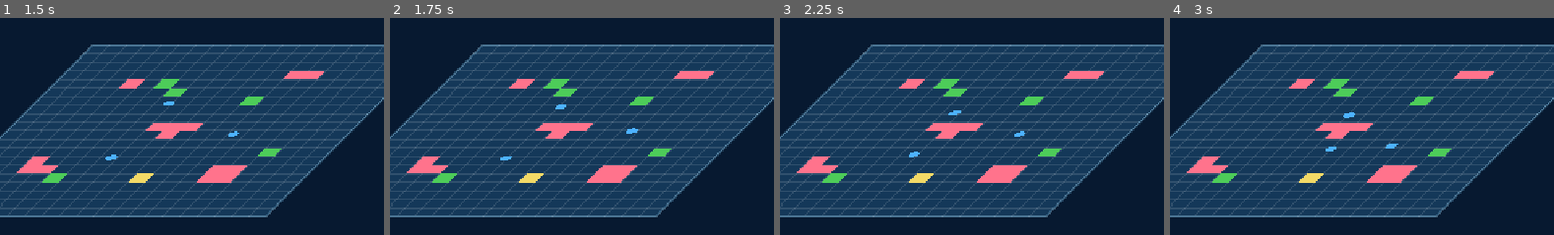
Above: before the commit, frames 1-4 (left to right).
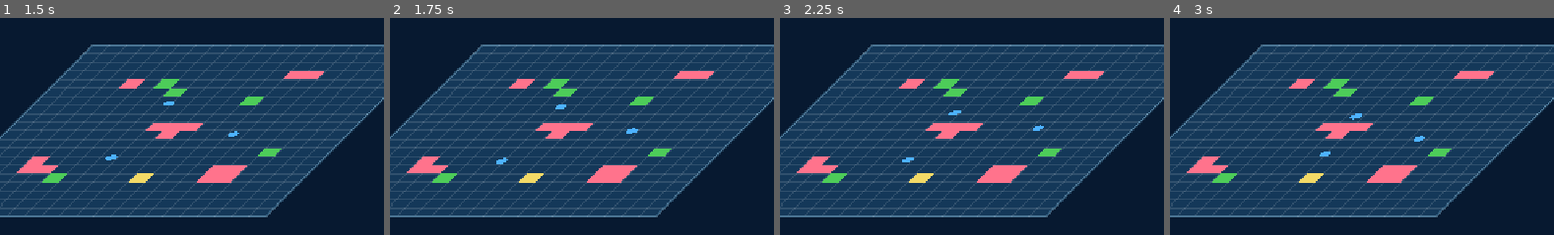
Above: after the commit, the same moments.

Repository: TakFog/rgj2026
Game: Godot game, scene res://main/main.tscn
The game is run twice, just before and just after one commit, with the same random seed, the same clock (stepped at 60 frames per second) and the same inputs.
Inputs:
- Up to frame 1 (1.5 s): click "Coral single" at 0.5 s; click "Coral single" at 1.25 s
- Up to frame 2 (1.75 s): no input
- Up to frame 3 (2.25 s): click "Coral tee" at 2 s
- Up to frame 4 (3 s): click "Nest" at 2.75 s
The pictures show only the part of the screen within x 27-77%, y 24-74%; the shares and areas given below are measured in that part.

Frame 1 is identical in both runs. In frame 2, less than 0.1% of the frame differs, in the area x 27-32%, y 63-68%; in frame 3, 0.2%; in frame 4, 0.3%, in the area x 38-67%, y 43-64%.

Commit message:
Smooth fish movement: string-pulled routes and curved steering
Fixes #1. Routes no longer start from the current cell centre and skip grid
waypoints when a straight line is clear by the fish radius, so fish go
straight in open water instead of zigzagging along the grid. The heading
now turns with a bounded radius (fish_turn_radius) that tightens near the
waypoint, so fish curve without orbiting; wander turns are curved too.
Grazing an obstacle slides along it, and a fish facing an obstacle turns
on the spot when the route leads away, so only head-on hits count as
blocked.

Diff:
--- /dev/null
+++ b/core/path_steering.gd
@@ -0,0 +1,20 @@
+class_name PathSteering
+extends RefCounted
+## Curved swimming (GDD §5.4): the heading turns toward the target with a
+## bounded turning radius instead of snapping. Near the target the radius
+## shrinks to at most half the remaining distance, so the circle the fish swims
+## on always passes through the target and it never orbits around it. Pure.
+
+
+## `heading` turned toward `to_target` after swimming `distance` world units
+## with turning radius `turn_radius`. Returns a unit vector.
+static func turn(heading: Vector2, to_target: Vector2, distance: float, turn_radius: float) -> Vector2:
+	var target_distance := to_target.length()
+	if target_distance <= 0.0:
+		return heading
+	var radius := minf(turn_radius, target_distance * 0.5)
+	if radius <= 0.0:
+		return to_target / target_distance
+	var max_angle := distance / radius
+	var angle := heading.angle_to(to_target)
+	return heading.rotated(clampf(angle, -max_angle, max_angle)).normalized()
--- a/core/reef_pathfinder.gd
+++ b/core/reef_pathfinder.gd
@@ -4,26 +4,36 @@
 ## the grid; fish move freely between them). Pure: no scene access.
 ## The A* grid is rebuilt from GridModel on every query: the map is small and
 ## changes constantly (algae spread), so there is nothing to keep in sync.
+## Routes are smoothed: waypoints the fish can skip in a straight line (with
+## `clearance` to spare on both sides) are dropped, so it never zigzags along
+## the grid in open water.
+
+## Sampling step along a shortcut, as a fraction of the cell size.
+const SAMPLE_FRACTION := 0.25
 
 var _grid: GridModel
 ## `is_solid(occupant: Object) -> bool`: whether a grid occupant blocks fish.
 var _is_solid: Callable
+## Half-width (world units) of the corridor a straight shortcut must keep free.
+var _clearance: float
 var _astar := AStarGrid2D.new()
 
 
-func _init(grid: GridModel, is_solid: Callable) -> void:
+func _init(grid: GridModel, is_solid: Callable, clearance := 0.0) -> void:
 	_grid = grid
 	_is_solid = is_solid
+	_clearance = clearance
 	_astar.region = Rect2i(Vector2i.ZERO, grid.size)
 	_astar.cell_size = Vector2.ONE * grid.cell_size
 	_astar.diagonal_mode = AStarGrid2D.DIAGONAL_MODE_ONLY_IF_NO_OBSTACLES
 	_astar.update()
 
 
-## Waypoints (world units) from `from` to `to`: cell centres, ending exactly at
-## `to`. If `to` is inside a solid cell or sealed off, the route ends in the
-## reachable cell closest to it and the last segment still aims at `to`, so the
-## fish touches whatever is there. Starting inside a solid cell: just `[to]`.
+## Waypoints (world units) from `from` to `to` (excluding `from`): smoothed
+## cell centres, ending exactly at `to`. If `to` is inside a solid cell or sealed
+## off, the route ends in the reachable cell closest to it and the last segment
+## still aims at `to`, so the fish touches whatever is there. Starting inside a
+## solid cell: just `[to]`.
 func find_path(from: Vector2, to: Vector2) -> PackedVector2Array:
 	_refresh()
 	var start := _clamp_cell(_grid.world_to_cell(from))
@@ -37,12 +47,12 @@
 		path[path.size() - 1] = to
 	else:
 		path.append(to)
-	return path
+	return _smooth(from, path)
 
 
 ## Nearest occupant (by path length) for which `predicate(occupant) -> bool`.
-## Returns `{occupant, path}` where the path ends at the centre of the touched
-## occupant cell, or `{}` if none is reachable.
+## Returns `{occupant, path}` where the (smoothed) path ends at the centre of
+## the touched occupant cell, or `{}` if none is reachable.
 func nearest_occupant(from: Vector2, predicate: Callable) -> Dictionary:
 	_refresh()
 	var start := _clamp_cell(_grid.world_to_cell(from))
@@ -60,7 +70,7 @@
 			visited[next] = true
 			var occupant := _grid.occupant(next)
 			if occupant != null and predicate.call(occupant):
-				return {"occupant": occupant, "path": _path_to_touch(start, cell, next)}
+				return {"occupant": occupant, "path": _smooth(from, _path_to_touch(start, cell, next))}
 			if not _astar.is_point_solid(next):
 				queue.append(next)
 	return {}
@@ -72,6 +82,49 @@
 		path = _cells_to_world(_astar.get_id_path(start, stand))
 	path.append(_grid.cell_to_world(touch))
 	return path
+
+
+## Clear straight line between two points, `clearance` wide on each side.
+## Only grid occupants count: the map border is left to physics. The cell of
+## `b` itself is ignored when `touch_b` (the route ends by bumping into it).
+func is_clear(a: Vector2, b: Vector2, touch_b := false) -> bool:
+	_refresh()
+	return _is_clear(a, b, touch_b)
+
+
+func _is_clear(a: Vector2, b: Vector2, touch_b: bool) -> bool:
+	var offset := (b - a).orthogonal().normalized() * _clearance
+	var skip := _grid.world_to_cell(b) if touch_b else Vector2i(-1, -1)
+	var steps := maxi(1, ceili(a.distance_to(b) / (_grid.cell_size * SAMPLE_FRACTION)))
+	for i in steps + 1:
+		var point := a.lerp(b, float(i) / steps)
+		for probe in [point, point + offset, point - offset]:
+			if _solid_at(probe, skip):
+				return false
+	return true
+
+
+## String pulling: from each kept point, jump to the farthest waypoint in
+## clear sight. The start point `from` itself is not part of the result.
+func _smooth(from: Vector2, path: PackedVector2Array) -> PackedVector2Array:
+	var result := PackedVector2Array()
+	var anchor := from
+	var i := 0
+	while i < path.size():
+		var farthest := i
+		for j in range(path.size() - 1, i, -1):
+			if _is_clear(anchor, path[j], j == path.size() - 1):
+				farthest = j
+				break
+		result.append(path[farthest])
+		anchor = path[farthest]
+		i = farthest + 1
+	return result
+
+
+func _solid_at(point: Vector2, skip: Vector2i) -> bool:
+	var cell := _grid.world_to_cell(point)
+	return cell != skip and _grid.in_bounds(cell) and _astar.is_point_solid(cell)
 
 
 func _refresh() -> void:
--- a/data/balance_actors.gd
+++ b/data/balance_actors.gd
@@ -7,6 +7,11 @@
 @export var fish_radius := 10.0
 @export var fish_click_radius := 24.0
 @export var fish_speed := 60.0
+## Turning radius (world units) when changing direction: higher = wider curves.
+@export var fish_turn_radius := 16.0
+## Fraction of a frame's move that must survive sliding along an obstacle the
+## fish grazed while following a route; less counts as blocked.
+@export var fish_min_slide_ratio := 0.3
 ## Speed multiplier at temperature 1.0 (linear from 1.0 at temperature 0).
 @export var fish_speed_hot_factor := 0.5
 @export var fish_wander_min_seconds := 1.5
--- a/entities/fish/fish.gd
+++ b/entities/fish/fish.gd
@@ -2,7 +2,8 @@
 extends CharacterBody2D
 ## Fish (GDD §5.4): wanders, obeys orders, eats algae, fertilizes nests, starves.
 ## Rules live in FishBrain; this node moves, senses and draws. Orders and food
-## seeking follow a route planned by ReefPathfinder around corals and algae.
+## seeking follow a route planned by ReefPathfinder around corals and algae,
+## swum in curves (PathSteering) rather than straight grid segments.
 ## CONTRACT (used by Dev A nest, Dev B threats): setup(), is_adult(), destroy(),
 ## signal destroyed. Added for the commander: order(), selected.
 
@@ -27,6 +28,8 @@
 ## Remaining waypoints (world units) while ORDERED or SEEKING_FOOD.
 var _path := PackedVector2Array()
 var _replans_left := 0
+## Current swimming direction (unit vector); turns gradually.
+var _heading := Vector2.RIGHT
 
 
 func setup(world_position: Vector2, p_adult: bool) -> void:
@@ -54,7 +57,8 @@
 	var rng := RandomNumberGenerator.new()
 	rng.randomize()
 	_wander = WanderSteering.new(rng, Game.actors.fish_wander_min_seconds, Game.actors.fish_wander_max_seconds)
-	_pathfinder = ReefPathfinder.new(Game.grid, _blocks_fish)
+	_heading = _wander.heading
+	_pathfinder = ReefPathfinder.new(Game.grid, _blocks_fish, Game.actors.fish_radius)
 
 	_visual = FishVisual.new()
 	_visual.radius_world = Game.actors.fish_radius
@@ -73,7 +77,7 @@
 			if brain.wants_to_seek_food():
 				_seek_food()
 			if brain.state == FishBrain.State.WANDER:
-				_move(_wander.tick(delta), _speed() * delta)
+				_swim_wander(delta)
 		FishBrain.State.ORDERED, FishBrain.State.SEEKING_FOOD:
 			_follow_path(_speed() * delta)
 	_visual.hunger_ratio = brain.hunger_ratio()
@@ -130,19 +134,31 @@
 	algae.eater = self
 
 
-## Swims up to `budget` world units along the waypoints.
+## Wandering: curve toward the wander heading; a bounce turns at once.
+func _swim_wander(delta: float) -> void:
+	var step := _speed() * delta
+	var wanted := _wander.tick(delta)
+	# Far virtual target: the full turning radius applies.
+	_heading = PathSteering.turn(_heading, wanted * Game.grid.cell_size * 100.0, step, Game.actors.fish_turn_radius)
+	if not _move(_heading, step):
+		_heading = _wander.heading
+
+
+## Swims up to `budget` world units along the waypoints, curving between them.
 func _follow_path(budget: float) -> void:
 	while budget > 0.0:
 		if _path.is_empty():
 			_on_path_end()
 			return
 		var to_next := _path[0] - global_position
-		if to_next.length() <= ARRIVE_DISTANCE:
+		var distance := to_next.length()
+		if distance <= ARRIVE_DISTANCE:
 			_path.remove_at(0)
 			continue
-		var step := minf(budget, to_next.length())
+		var step := minf(budget, distance)
+		_heading = PathSteering.turn(_heading, to_next, step, Game.actors.fish_turn_radius)
 		var state_before := brain.state
-		if not _move(to_next.normalized(), step) or brain.state != state_before:
+		if not _move(_heading, step, to_next / distance) or brain.state != state_before:
 			return
 		budget -= step
 
@@ -156,11 +172,18 @@
 
 
 ## Moves and reacts to collisions. Returns false if the fish was blocked.
-func _move(direction: Vector2, distance: float) -> bool:
+## `toward` (route only) is the straight direction to the next waypoint.
+func _move(direction: Vector2, distance: float, toward := Vector2.ZERO) -> bool:
 	var collision := move_and_collide(direction * distance)
 	if collision == null:
 		return true
 	var collider := collision.get_collider()
+	if brain.state != FishBrain.State.WANDER and _slide(collision, distance):
+		return true
+	if toward.dot(collision.get_normal()) > 0.0 and move_and_collide(toward * distance) == null:
+		# Still facing the obstacle while the route leads away: turn on the spot.
+		_heading = toward
+		return true
 	if brain.state == FishBrain.State.WANDER:
 		_wander.on_blocked(collision.get_normal())
 	elif collider is Algae and not (collider as Algae).is_taken_by_other(self):
@@ -175,6 +198,17 @@
 	return false
 
 
+## A route grazed a coral, an algae or a wall: slide along it. True if most of
+## the move survived, so only a head-on hit counts as blocked (or as reaching
+## the algae to eat).
+func _slide(collision: KinematicCollision2D, distance: float) -> bool:
+	var travelled := collision.get_travel().length()
+	var slide := collision.get_remainder().slide(collision.get_normal())
+	var second := move_and_collide(slide)
+	travelled += slide.length() if second == null else second.get_travel().length()
+	return travelled >= distance * Game.actors.fish_min_slide_ratio
+
+
 ## Something unexpected (a newly placed coral) blocks the route: plan again.
 func _replan() -> void:
 	if brain.state == FishBrain.State.ORDERED:
--- /dev/null
+++ b/tests/unit/test_path_steering.gd
@@ -0,0 +1,43 @@
+extends TestCase
+
+
+func test_turn_is_bounded_by_radius() -> void:
+	# Target straight behind, far away: turning radius 10 over 1 unit = 0.1 rad.
+	var heading := PathSteering.turn(Vector2.RIGHT, Vector2.LEFT * 1000.0, 1.0, 10.0)
+	assert_almost(absf(Vector2.RIGHT.angle_to(heading)), 0.1)
+	assert_almost(heading.length(), 1.0)
+
+
+func test_aligned_heading_stays() -> void:
+	assert_almost(PathSteering.turn(Vector2.UP, Vector2.UP * 50.0, 1.0, 10.0), Vector2.UP)
+
+
+func test_small_angle_snaps_to_target() -> void:
+	var to_target := Vector2(100.0, 5.0)
+	assert_almost(PathSteering.turn(Vector2.RIGHT, to_target, 1.0, 10.0), to_target.normalized())
+
+
+func test_turns_toward_target_side() -> void:
+	var heading := PathSteering.turn(Vector2.RIGHT, Vector2(0.0, 100.0), 1.0, 10.0)
+	assert_true(heading.y > 0.0, "target below: turn down")
+
+
+func test_swimming_reaches_target_behind_without_orbiting() -> void:
+	# Close target behind the fish: the radius shrinks so it still gets there.
+	var position := Vector2.ZERO
+	var heading := Vector2.RIGHT
+	var target := Vector2(-6.0, 3.0)
+	var reached := false
+	for i in 200:
+		var to_target := target - position
+		if to_target.length() <= 2.0:
+			reached = true
+			break
+		var step := minf(1.0, to_target.length())
+		heading = PathSteering.turn(heading, to_target, step, 16.0)
+		position += heading * step
+	assert_true(reached, "fish must reach a close target behind it")
+
+
+func test_zero_distance_target_keeps_heading() -> void:
+	assert_almost(PathSteering.turn(Vector2.DOWN, Vector2.ZERO, 1.0, 10.0), Vector2.DOWN)
--- a/tests/unit/test_reef_pathfinder.gd
+++ b/tests/unit/test_reef_pathfinder.gd
@@ -32,20 +32,64 @@
 	return grid.cell_to_world(Vector2i(x, y))
 
 
-## Cells crossed by the path, excluding the final exact target point.
-func _cells(path: PackedVector2Array) -> Array[Vector2i]:
+## Cells swept by the route from `start` along `path` (sampled every 2 units),
+## excluding the cell of the final point (the route may end by touching it).
+func _cells(start: Vector2, path: PackedVector2Array) -> Array[Vector2i]:
 	var cells: Array[Vector2i] = []
-	for i in path.size() - 1:
-		cells.append(grid.world_to_cell(path[i]))
+	var last := grid.world_to_cell(path[path.size() - 1])
+	var previous := start
+	for point in path:
+		var steps := maxi(1, ceili(previous.distance_to(point) / 2.0))
+		for i in steps + 1:
+			var cell := grid.world_to_cell(previous.lerp(point, float(i) / steps))
+			if cell != last and not cells.has(cell):
+				cells.append(cell)
+		previous = point
 	return cells
 
 
-func test_open_grid_ends_at_exact_target() -> void:
-	var target := _c(4, 0) + Vector2(5, -3)
-	var path := finder.find_path(_c(0, 0), target)
-	assert_true(path.size() >= 2)
-	assert_almost(path[path.size() - 1], target)
-	assert_eq(path.size(), 5, "start cell centre + 3 steps, last replaced by target")
+## Pathfinder with the fish clearance, where every occupant but pads is solid.
+func _fish_finder(clearance := 10.0) -> ReefPathfinder:
+	return ReefPathfinder.new(grid, func(o: Object) -> bool: return o.get_meta(&"kind") != &"pad", clearance)
+
+
+func test_open_grid_goes_straight_to_exact_target() -> void:
+	var target := _c(4, 3) + Vector2(5, -3)
+	var path := finder.find_path(_c(0, 0) + Vector2(7, 9), target)
+	assert_eq(path.size(), 1, "open water: no grid waypoints, no zigzag")
+	assert_almost(path[0], target)
+
+
+func test_path_does_not_go_back_to_start_cell_centre() -> void:
+	grid.occupy([Vector2i(2, 0), Vector2i(2, 1), Vector2i(2, 2)], rock)
+	var start := _c(0, 0) + Vector2(10, 10)
+	var path := finder.find_path(start, _c(4, 0))
+	assert_true(path[0].distance_to(_c(0, 0)) > 1.0, "first waypoint must not be the start cell centre")
+
+
+func test_smoothed_segments_keep_clear_of_solid_cells() -> void:
+	# Wall at x=2 rows 0..4, another at x=4 rows 1..5: an S-shaped route.
+	for y in 5:
+		grid.occupy([Vector2i(2, y)], rock)
+		grid.occupy([Vector2i(4, y + 1)], rock)
+	var clear_finder := _fish_finder()
+	var start := _c(0, 0)
+	var path := clear_finder.find_path(start, _c(5, 5))
+	assert_almost(path[path.size() - 1], _c(5, 5))
+	var previous := start
+	for point in path:
+		assert_true(clear_finder.is_clear(previous, point), "segment %s -> %s crosses a solid cell" % [previous, point])
+		previous = point
+	assert_true(path.size() < 8, "smoothing drops redundant grid waypoints (got %d)" % path.size())
+
+
+func test_clearance_keeps_waypoint_near_corner() -> void:
+	# Straight line from (0,0) to (2,2) passes just by the rock corner at (1,0):
+	# fine for a point, too tight for a fish with clearance.
+	grid.occupy([Vector2i(1, 0)], rock)
+	var wide := _fish_finder(12.0)
+	assert_false(wide.is_clear(_c(0, 0), _c(2, 1)))
+	assert_true(finder.is_clear(_c(0, 1), _c(3, 1)))
 
 
 func test_same_cell_goes_straight() -> void:
@@ -59,29 +103,32 @@
 	for y in 5:
 		grid.occupy([Vector2i(2, y)], rock)
 	var path := finder.find_path(_c(0, 0), _c(4, 0))
-	for cell in _cells(path):
+	var cells := _cells(_c(0, 0), path)
+	for cell in cells:
 		assert_true(grid.is_free(cell), "path crosses solid cell %s" % cell)
-	assert_true(_cells(path).has(Vector2i(2, 5)), "must use the gap")
+	assert_true(cells.has(Vector2i(2, 5)), "must use the gap")
 
 
 func test_nests_are_passable() -> void:
 	for y in 6:
 		grid.occupy([Vector2i(2, y)], rock if y != 3 else pad)
 	var path := finder.find_path(_c(0, 3), _c(4, 3))
-	assert_true(_cells(path).has(Vector2i(2, 3)))
+	assert_true(_cells(_c(0, 3), path).has(Vector2i(2, 3)))
 
 
 func test_no_diagonal_corner_cutting() -> void:
 	grid.occupy([Vector2i(1, 0)], rock)
-	var path := finder.find_path(_c(0, 0), _c(1, 1))
-	assert_true(_cells(path).has(Vector2i(0, 1)), "must go down first, not cut the rock corner")
+	var path := _fish_finder().find_path(_c(0, 0), _c(1, 1))
+	assert_true(_cells(_c(0, 0), path).has(Vector2i(0, 1)), "must go down first, not cut the rock corner")
 
 
 func test_solid_goal_ends_next_to_it_then_aims_at_it() -> void:
 	grid.occupy([Vector2i(4, 2)], weed)
 	var path := finder.find_path(_c(0, 2), _c(4, 2))
-	var cells := _cells(path)
-	assert_eq(cells[cells.size() - 1], Vector2i(3, 2))
+	var cells := _cells(_c(0, 2), path)
+	assert_true(cells.has(Vector2i(3, 2)), "approaches from the next cell")
+	for cell in cells:
+		assert_true(grid.is_free(cell))
 	assert_almost(path[path.size() - 1], _c(4, 2))
 
 
@@ -90,7 +137,10 @@
 	for cell in [Vector2i(3, 3), Vector2i(3, 4), Vector2i(3, 5), Vector2i(4, 3), Vector2i(5, 3)]:
 		grid.occupy([cell], rock)
 	var path := finder.find_path(_c(0, 0), _c(4, 4))
-	for cell in _cells(path):
+	# Every segment but the last (which aims at the sealed goal) stays outside.
+	var approach := path.slice(0, path.size() - 1)
+	assert_true(approach.size() >= 1)
+	for cell in _cells(_c(0, 0), approach) + [grid.world_to_cell(approach[approach.size() - 1])]:
 		assert_true(grid.is_free(cell))
 		assert_true(cell.x < 3 or cell.y < 3, "never enters the box")
 	assert_almost(path[path.size() - 1], _c(4, 4))
Not shown, added: core/path_steering.gd.uid
Not shown, added: tests/unit/test_path_steering.gd.uid
Not shown, changed: docs/GDD.md
